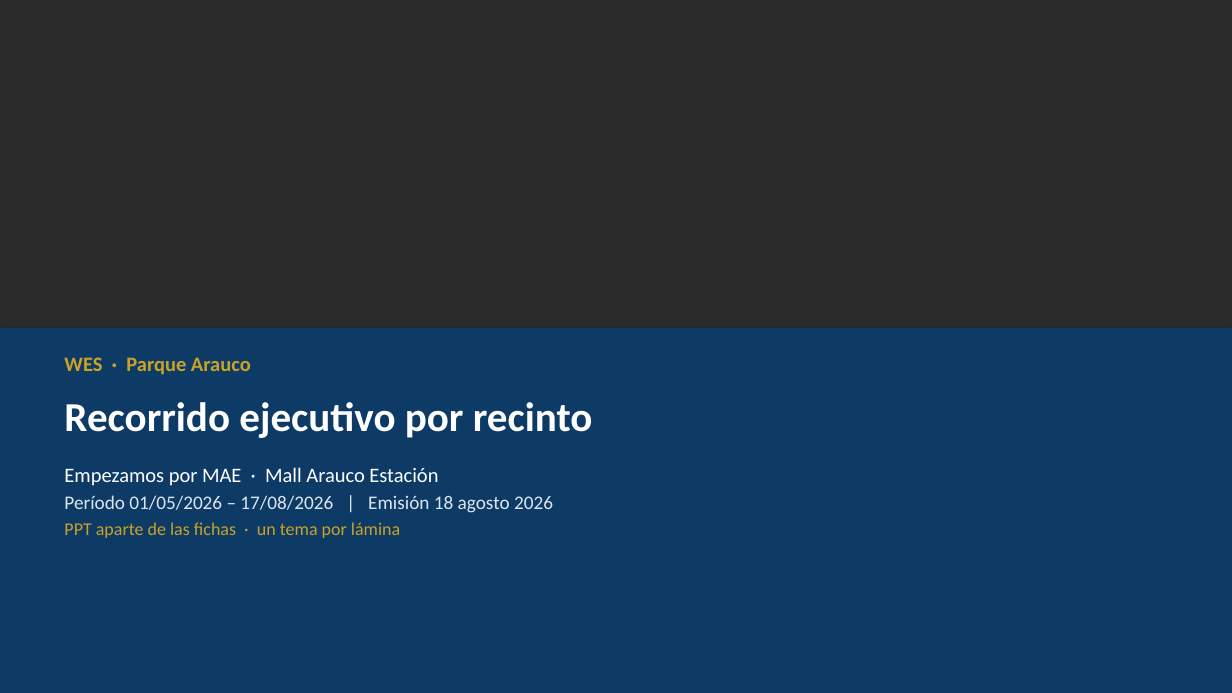
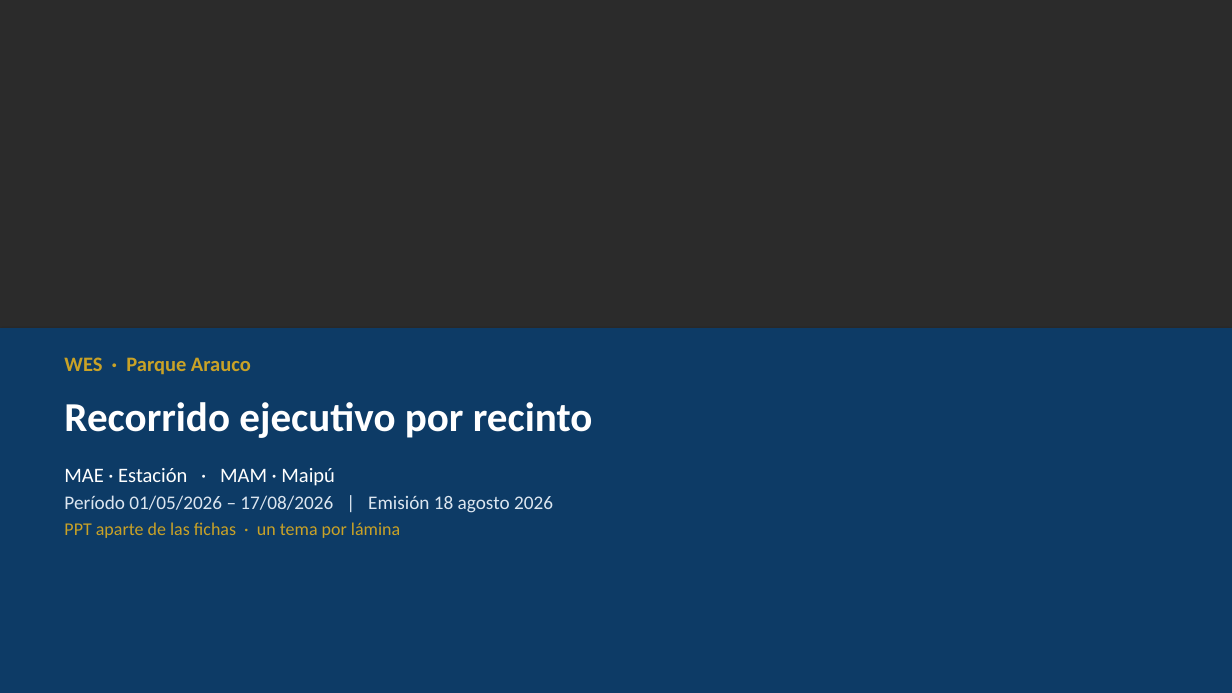
Before and after one commit to anibaloperacionesWes/wes-scripts, a slide deck: slide 1 of reports/Parque_Arauco/TMP_7MALLS/entrega_diego_anibal/Recorrido_ejecutivo_PA_MAE_20260817.pptx. Drawn at 1232x693 pixels with LibreOffice and Linux fonts; fonts in the diff are those of the drawing; background and template pictures are left out; a plain dark background stands for a picture behind light text. Boxes give left, top, right and bottom in pixels: in the first picture for what was removed or moved away, otherwise in the second. Text is boxed around its words. In the diff, an @@ line names an element or a change of style, - is before the commit and + after.

```diff
--- a/reports/Parque_Arauco/TMP_7MALLS/entrega_diego_anibal/Recorrido_ejecutivo_PA_MAE_20260817.pptx
+++ b/reports/Parque_Arauco/TMP_7MALLS/entrega_diego_anibal/Recorrido_ejecutivo_PA_MAE_20260817.pptx
@@ text at [64, 468, 335, 486]: text changed @@
-Empezamos por MAE · Mall Arauco Estación
+MAE · Estación · MAM · Maipú
```
Also in this commit, not shown: 2 slides added, 1 other file.
